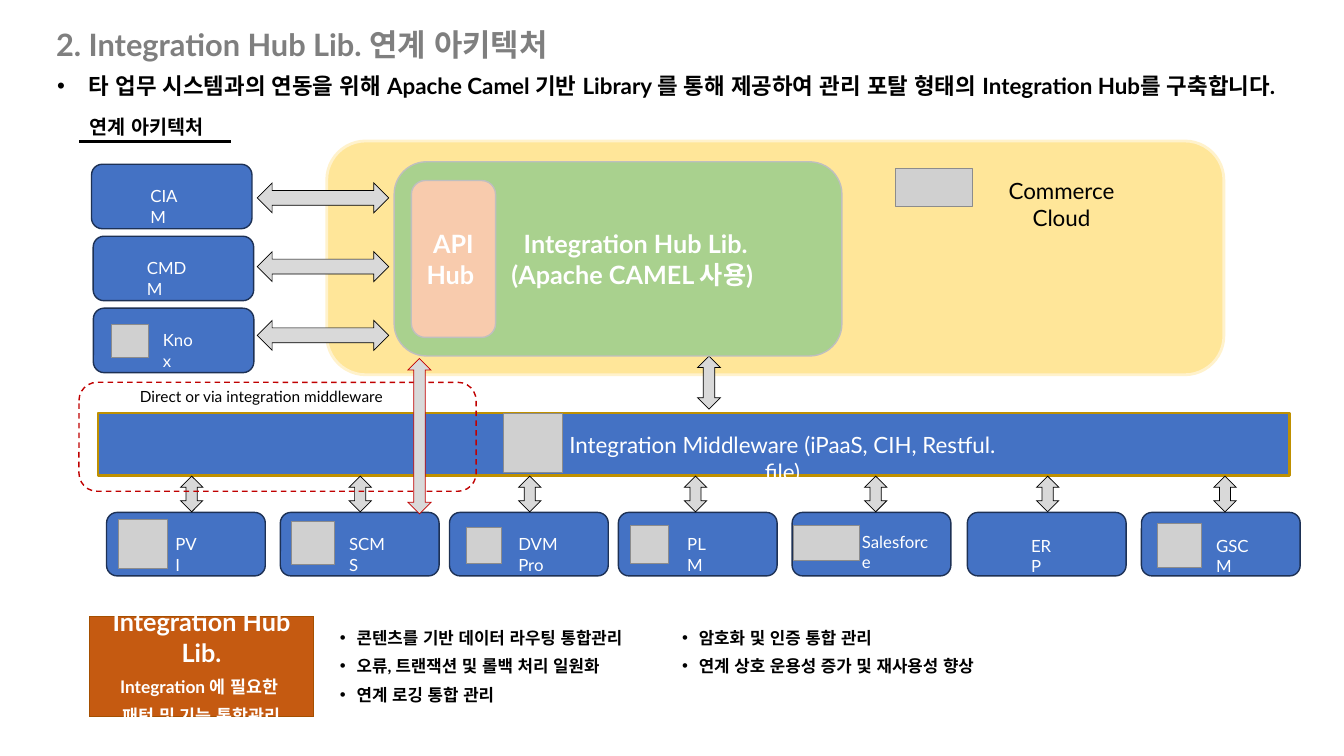
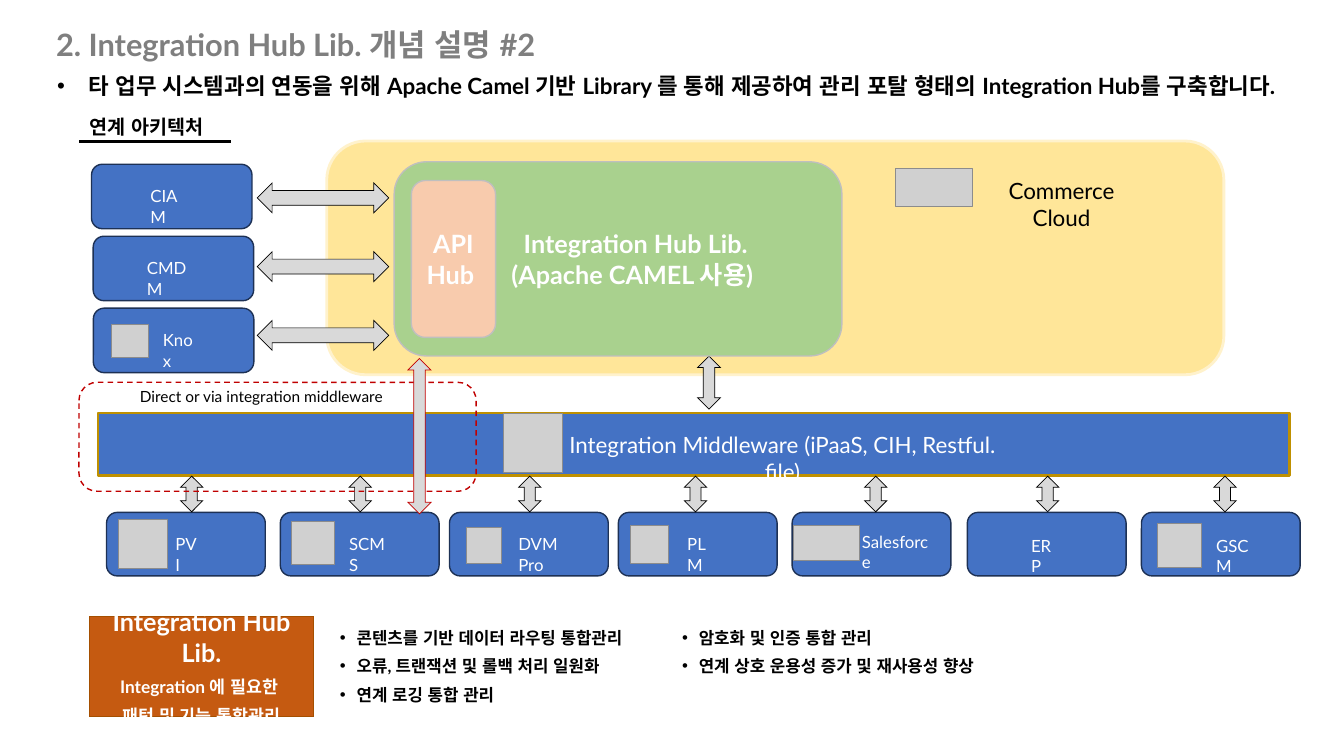
Before and after one commit to dev-ds22/dev-ds22.github.io, a slide deck: slide 2 of _ss/Define_Integration_Hub_Lib_Concept_20231204.pptx. Drawn at 1344x756 pixels with LibreOffice and Linux fonts; fonts in the diff are those of the drawing; grey boxes stand for pictures. Boxes give left, top, right and bottom in pixels: in the first picture for what was removed or moved away, otherwise in the second. Text is boxed around its words. In the diff, an @@ line names an element or a change of style, - is before the commit and + after.

Commit message:
integration ppt수정 2

```diff
--- a/_ss/Define_Integration_Hub_Lib_Concept_20231204.pptx
+++ b/_ss/Define_Integration_Hub_Lib_Concept_20231204.pptx
@@ text at (x1=56, y1=30, x2=536, y2=62): text changed @@
-2. Integration Hub Lib. 연계 아키텍처
+2. Integration Hub Lib. 개념 설명 #2
```
Also in this commit, not shown: 2 other slides changed.
